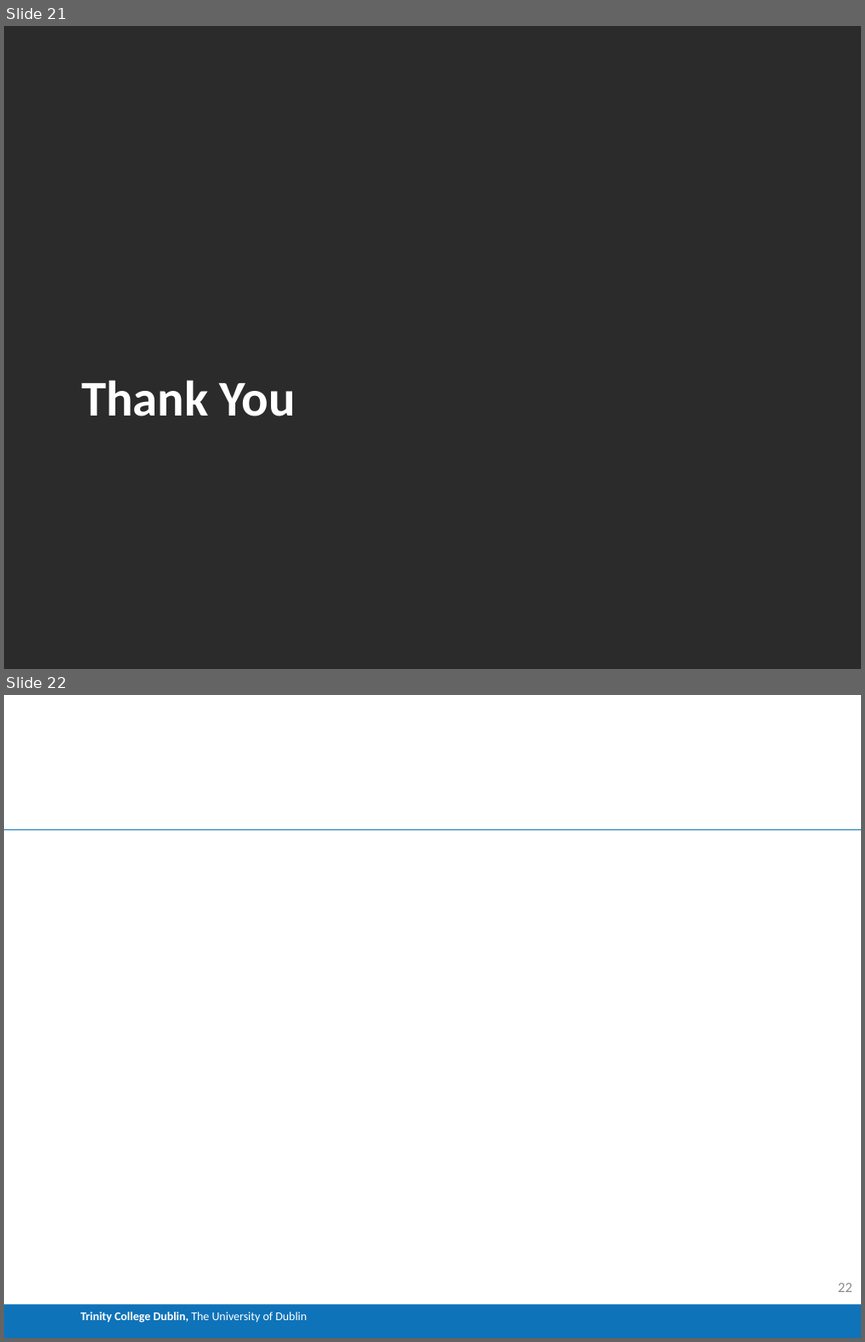
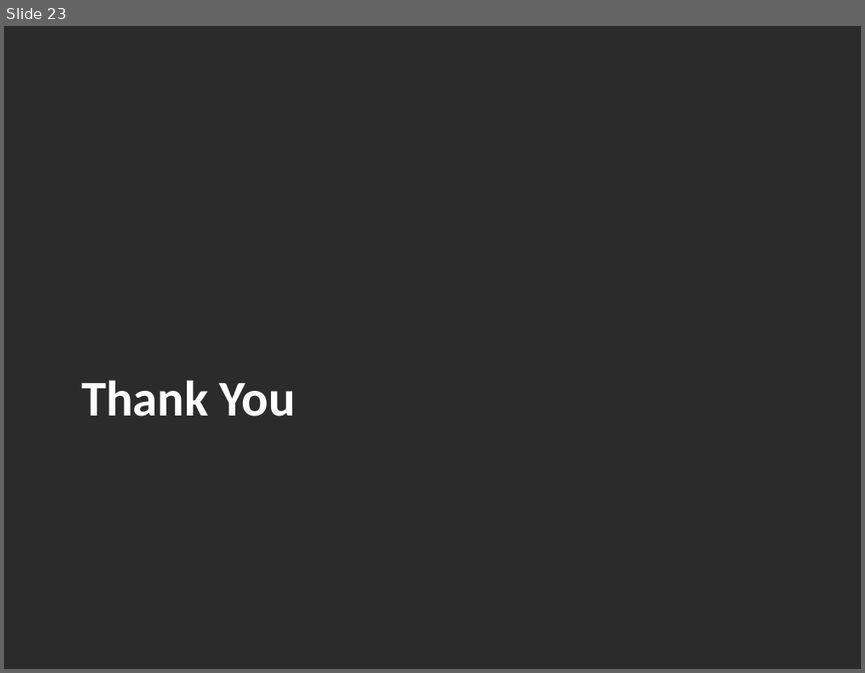
Before and after one commit to Buckley258/FYP, a slide deck: FYP_Demo.pptx. Shown one above the other, each under a label of ours: slides 21 and 22 before the commit, slide 23 after it. The pictures are 865x1342 and 865x673 pixels, drawn with LibreOffice and Linux fonts; fonts in the diff are those of the drawing; background and template pictures are left out; a plain dark background stands for a picture behind light text. Boxes give left, top, right and bottom in pixels: in the first picture for what was removed or moved away, otherwise in the second. Text is boxed around its words. In the diff, an @@ line names an element or a change of style, - is before the commit and + after.

```diff
--- a/FYP_Demo.pptx
+++ b/FYP_Demo.pptx
@@ slide 22 removed at (4, 695, 861, 1338), background #FFFFFF @@
@@ line removed from (4, 829) to (861, 829) @@
@@ rectangle removed at (4, 1304, 861, 1338) @@
-Trinity College Dublin, The University of Dublin
@@ page number removed at (838, 1282, 852, 1292) @@
-22
@@ what was slide 21 is now slide 23 @@
```
Also in this commit, not shown: 17 slides changed, 4 slides added, 2 other slides removed, 2 other files.
